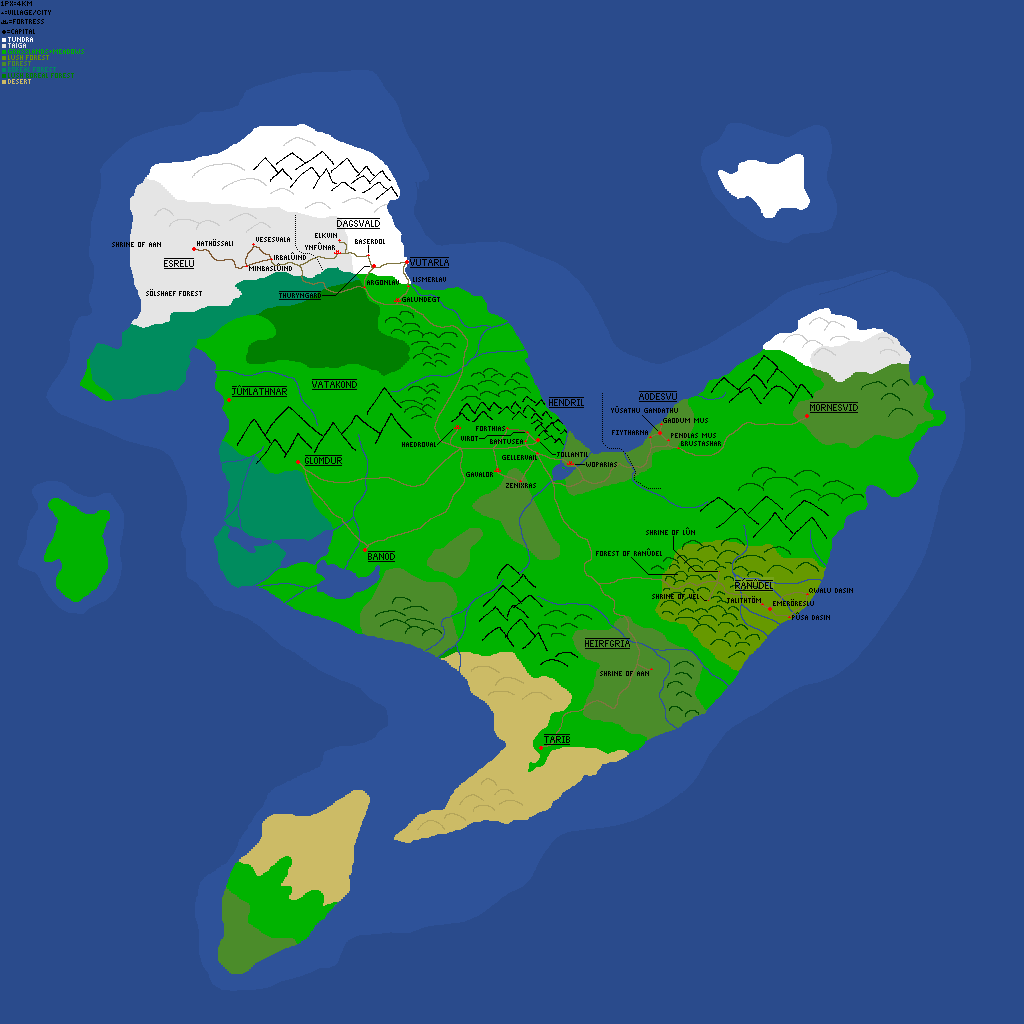
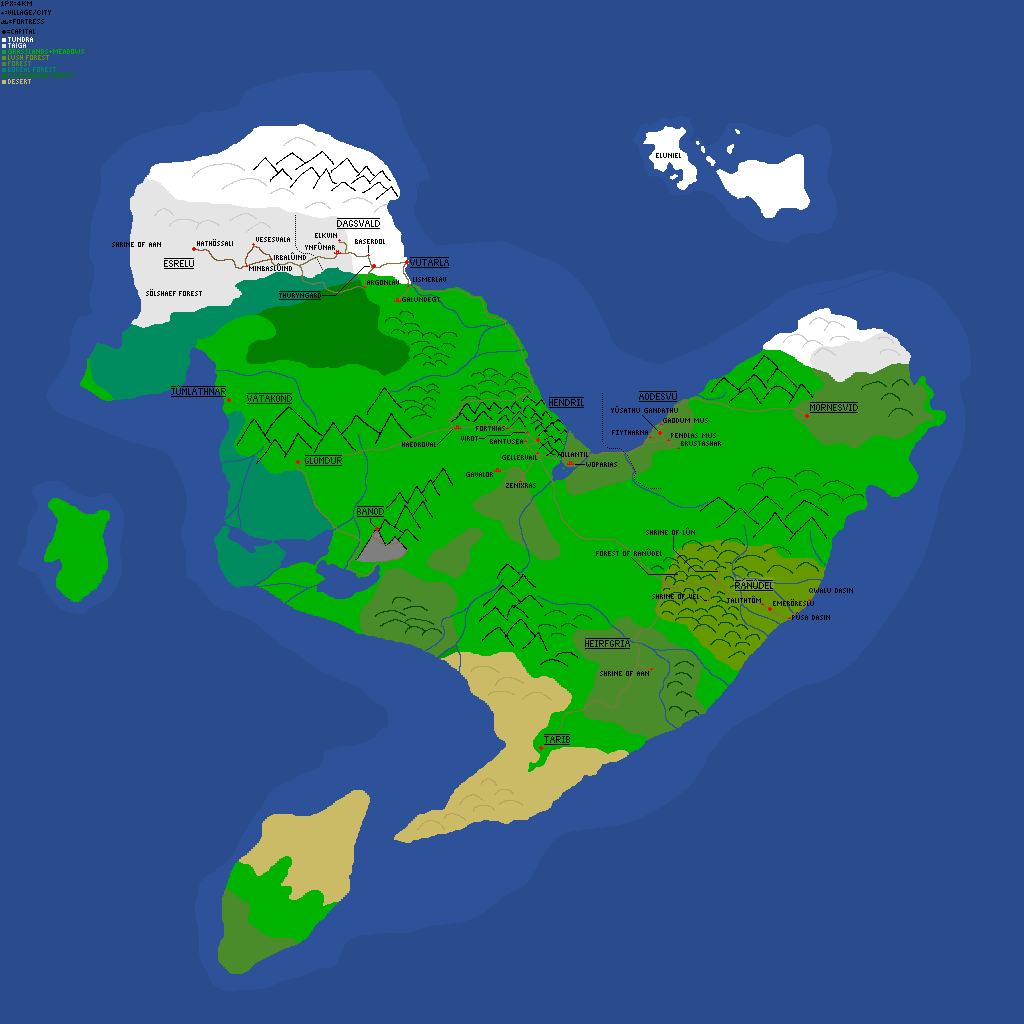
Revision of a layered 1024 × 1024 image; what changed, layer by layer:
painted on "names" over [171, 153, 681, 562]
painted on "roads" over [297, 286, 810, 640]
painted on "Background" over [222, 116, 811, 619]
